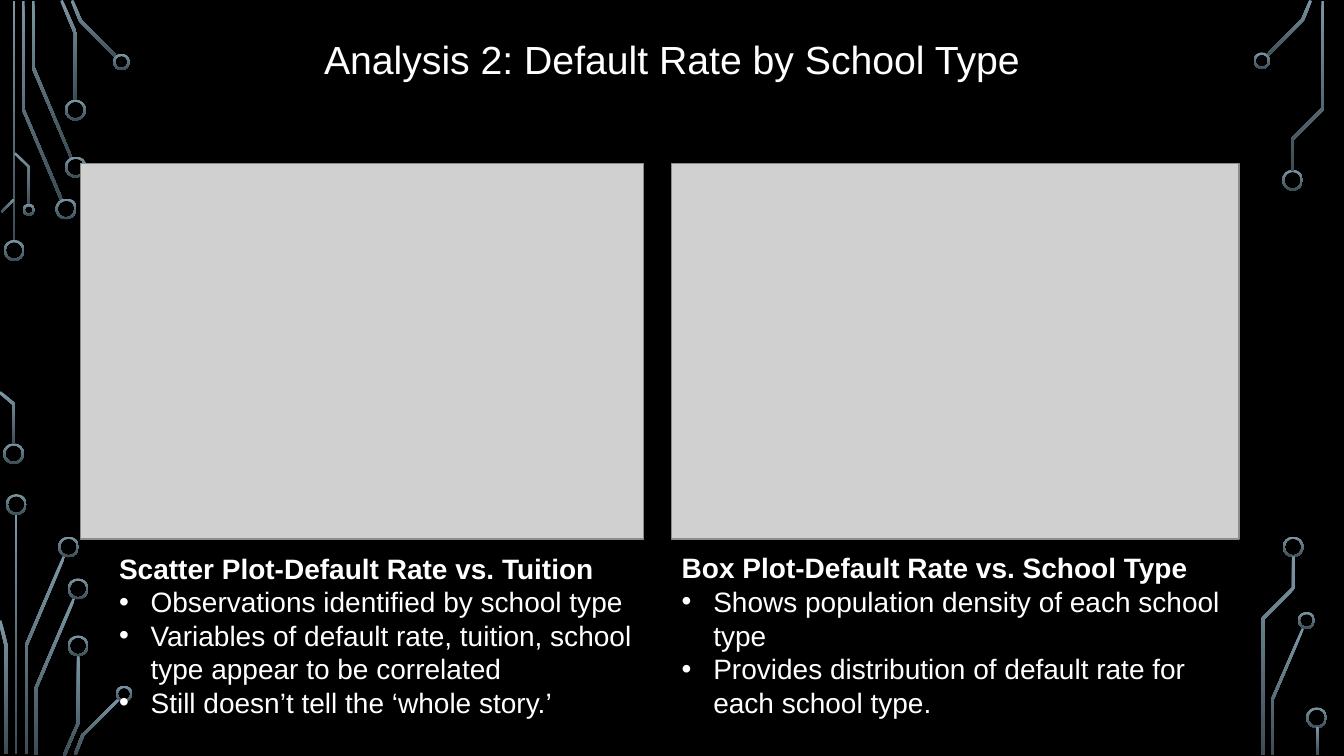
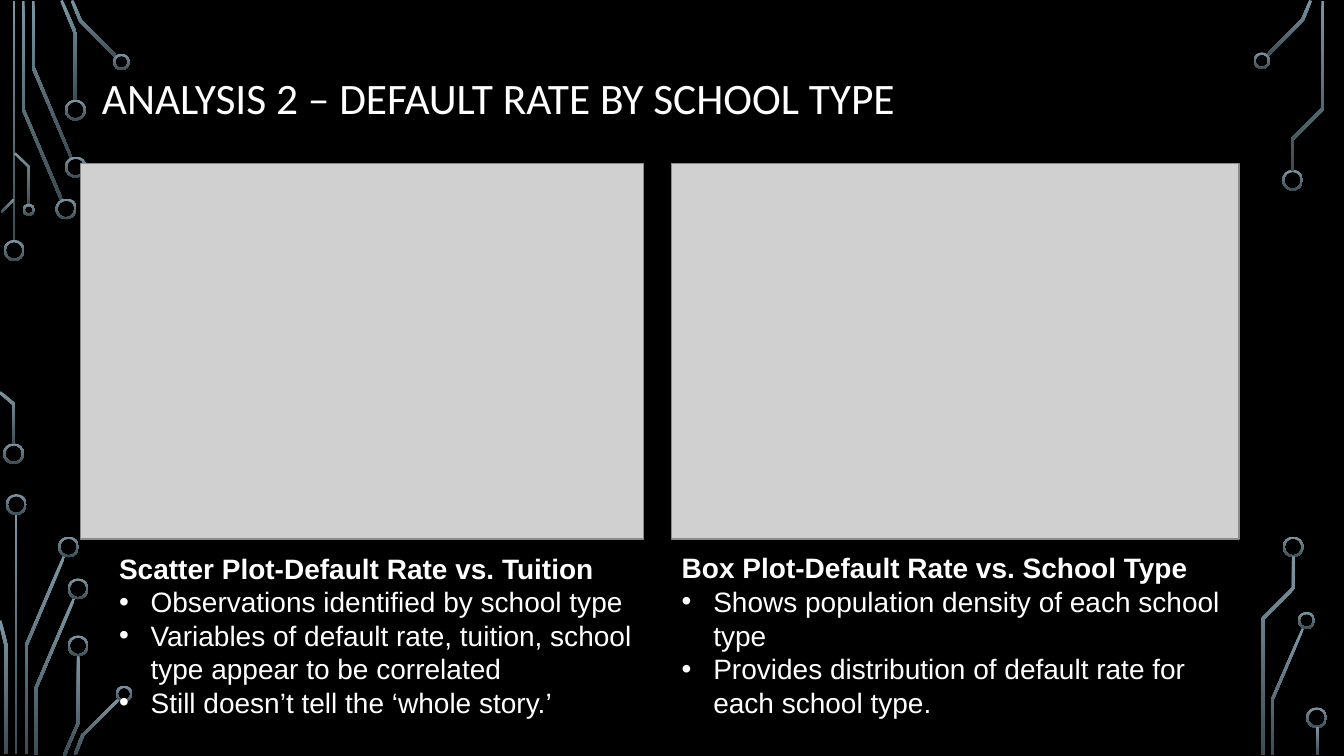
Before and after one commit to matt-pelham/rgang, a slide deck: slide 13 of Default Data Group Project - final version.pptx. Drawn at 1344x756 pixels with LibreOffice and Linux fonts; fonts in the diff are those of the drawing; grey boxes stand for pictures; background and template pictures are left out. Boxes give left, top, right and bottom in pixels: in the first picture for what was removed or moved away, otherwise in the second. Text is boxed around its words. In the diff, an @@ line names an element or a change of style, - is before the commit and + after.

```diff
--- a/Default Data Group Project - final version.pptx
+++ b/Default Data Group Project - final version.pptx
@@ text at <box>102,86,895,115</box>: text changed; size 28 to 31 pt; font Arial to Calibri @@
-Analysis 2: Default Rate by School Type
+ANALYSIS 2 – DEFAULT RATE BY SCHOOL TYPE
```
Also in this commit, not shown: 15 other slides changed.
